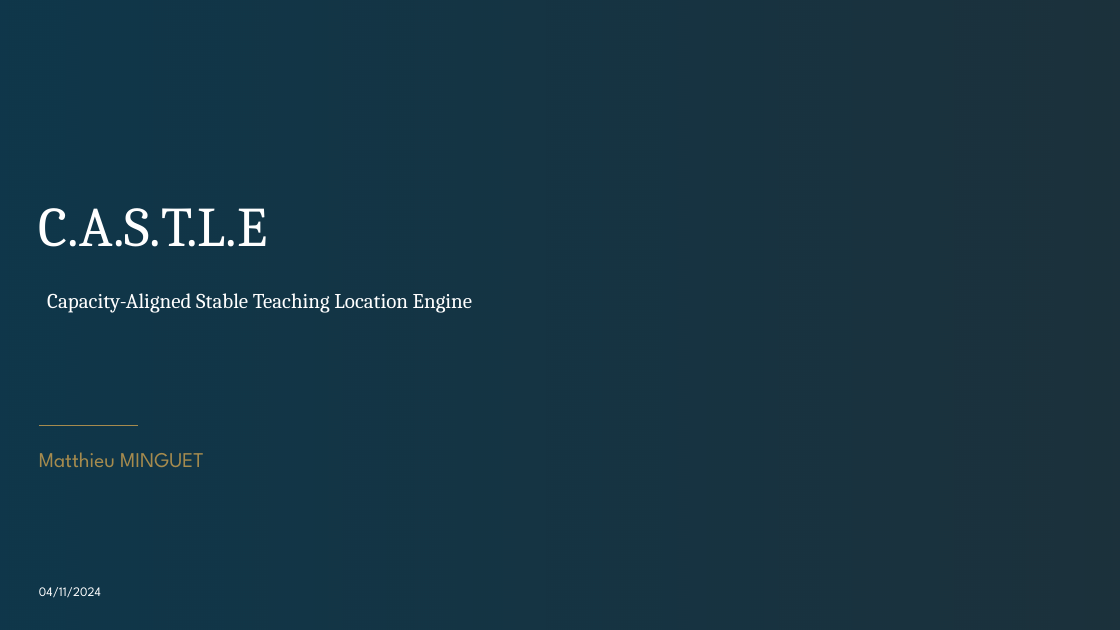
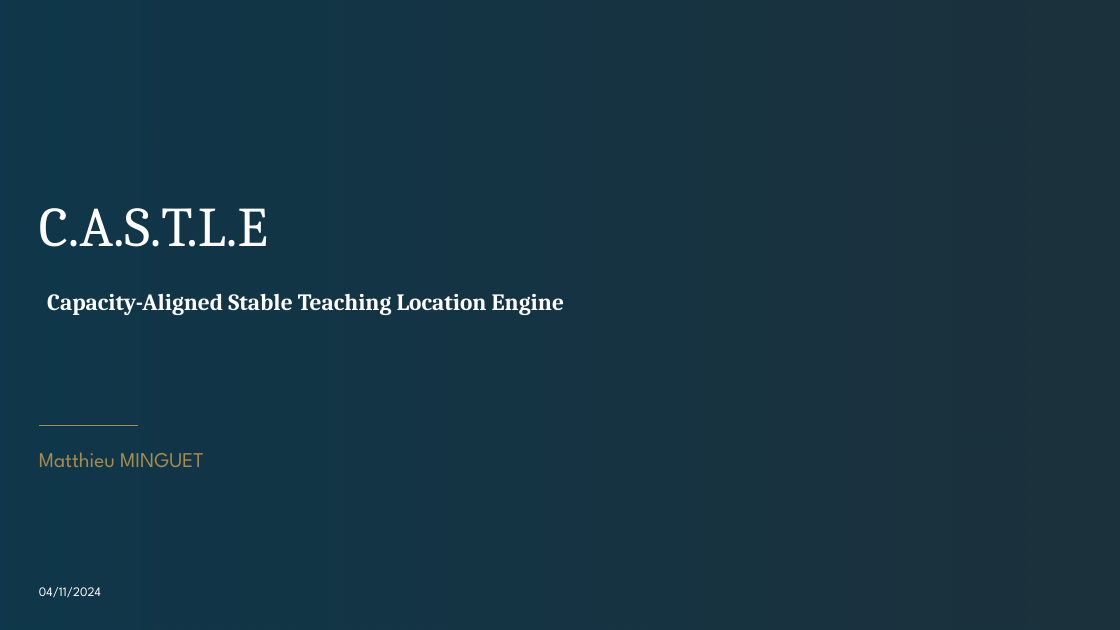
Before and after one commit to Mttmin/classroom_allocation, a slide deck: slide 1 of Pitch Minguet.pptx. Drawn at 1120x630 pixels with LibreOffice and Linux fonts; fonts in the diff are those of the drawing; background and template pictures are left out; a plain dark background stands for a picture behind light text. Boxes give left, top, right and bottom in pixels: in the first picture for what was removed or moved away, otherwise in the second. Text is boxed around its words. In the diff, an @@ line names an element or a change of style, - is before the commit and + after.

```diff
--- a/Pitch Minguet.pptx
+++ b/Pitch Minguet.pptx
@@ text "Capacity-Aligned Stable Teaching Location Engine" at [47,293,564,315]: size 18 to 20 pt, bold on @@
```
Also in this commit, not shown: 6 other slides changed, 1 slide added, 5 other files.
